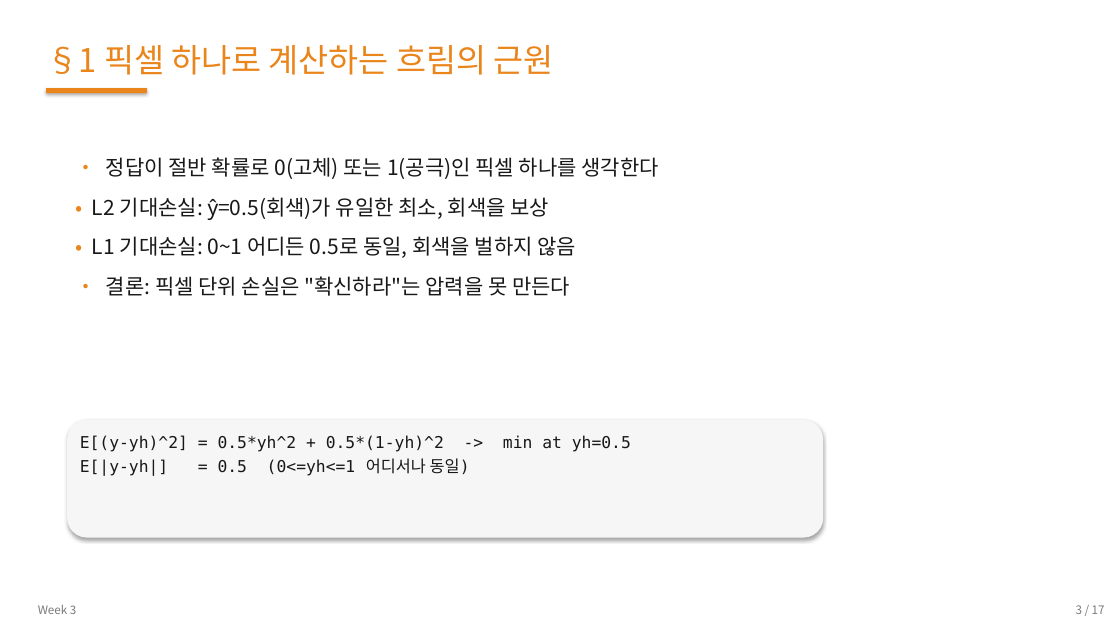
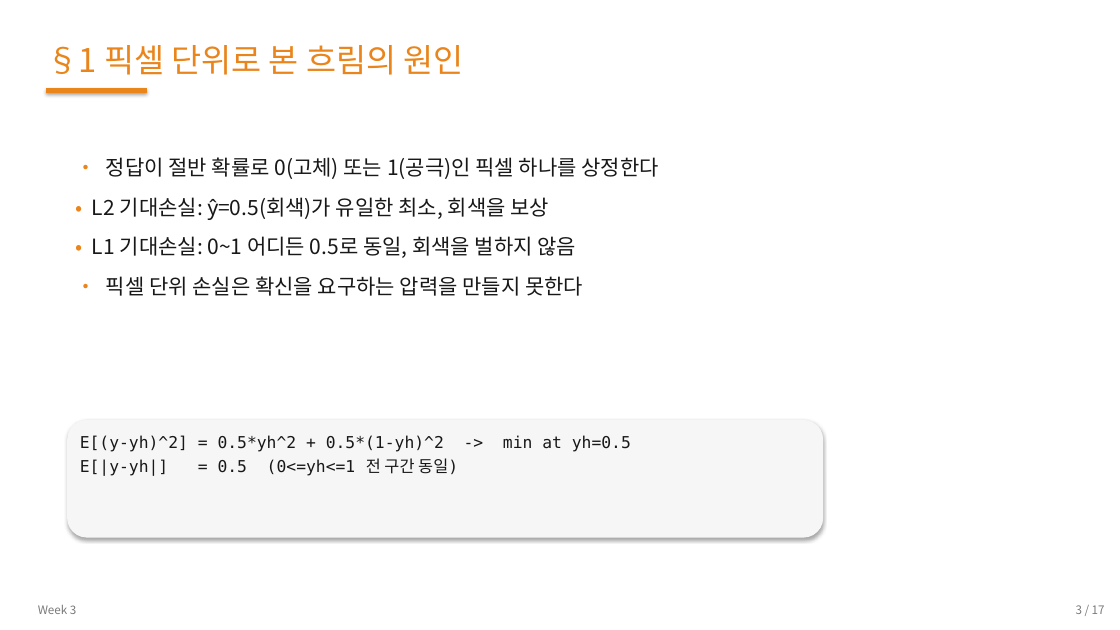
Before and after one commit to 01willy/Digital_rock_DL_Education, a slide deck: slide 3 of web/downloads/shared/w3/W3.pptx. Drawn at 1120x630 pixels with LibreOffice and Linux fonts; fonts in the diff are those of the drawing. Boxes give left, top, right and bottom in pixels: in the first picture for what was removed or moved away, otherwise in the second. Text is boxed around its words. In the diff, an @@ line names an element or a change of style, - is before the commit and + after.

```diff
--- a/web/downloads/shared/w3/W3.pptx
+++ b/web/downloads/shared/w3/W3.pptx
@@ text at <box>46,45,464,75</box>: text changed @@
-§1 픽셀 하나로 계산하는 흐림의 근원
+§1 픽셀 단위로 본 흐림의 원인
@@ text at <box>106,157,659,179</box>: text changed @@
-• 정답이 절반 확률로 0(고체) 또는 1(공극)인 픽셀 하나를 생각한다
+• 정답이 절반 확률로 0(고체) 또는 1(공극)인 픽셀 하나를 상정한다
@@ text at <box>106,276,583,296</box>: text changed @@
-• 결론: 픽셀 단위 손실은 "확신하라"는 압력을 못 만든다
+• 픽셀 단위 손실은 확신을 요구하는 압력을 만들지 못한다
@@ text at <box>80,458,458,476</box>: text changed @@
-E[|y-yh|] = 0.5 (0<=yh<=1 어디서나 동일)
+E[|y-yh|] = 0.5 (0<=yh<=1 전 구간 동일)
```
Also in this commit, not shown: 15 other slides changed, 13 other files.
